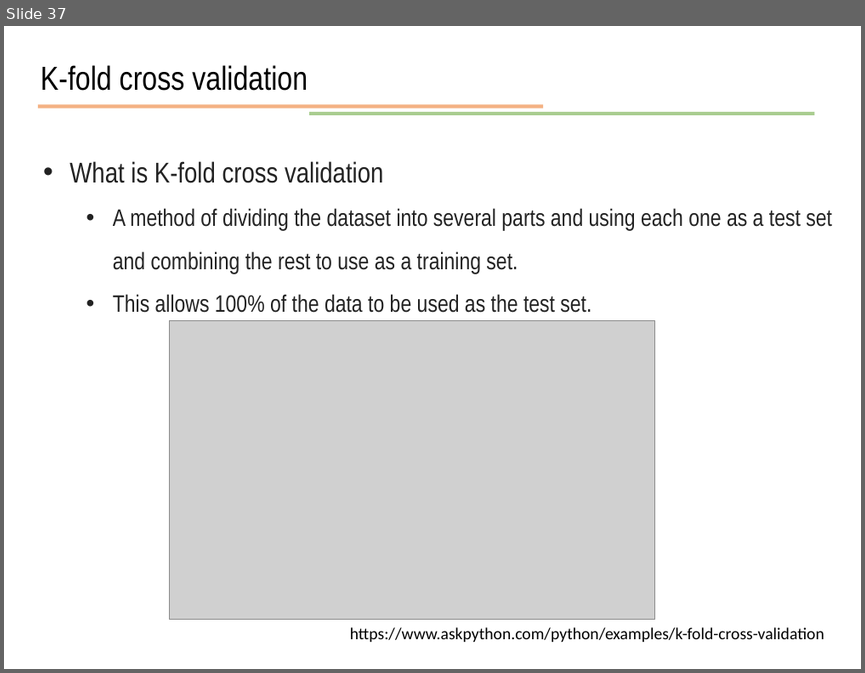
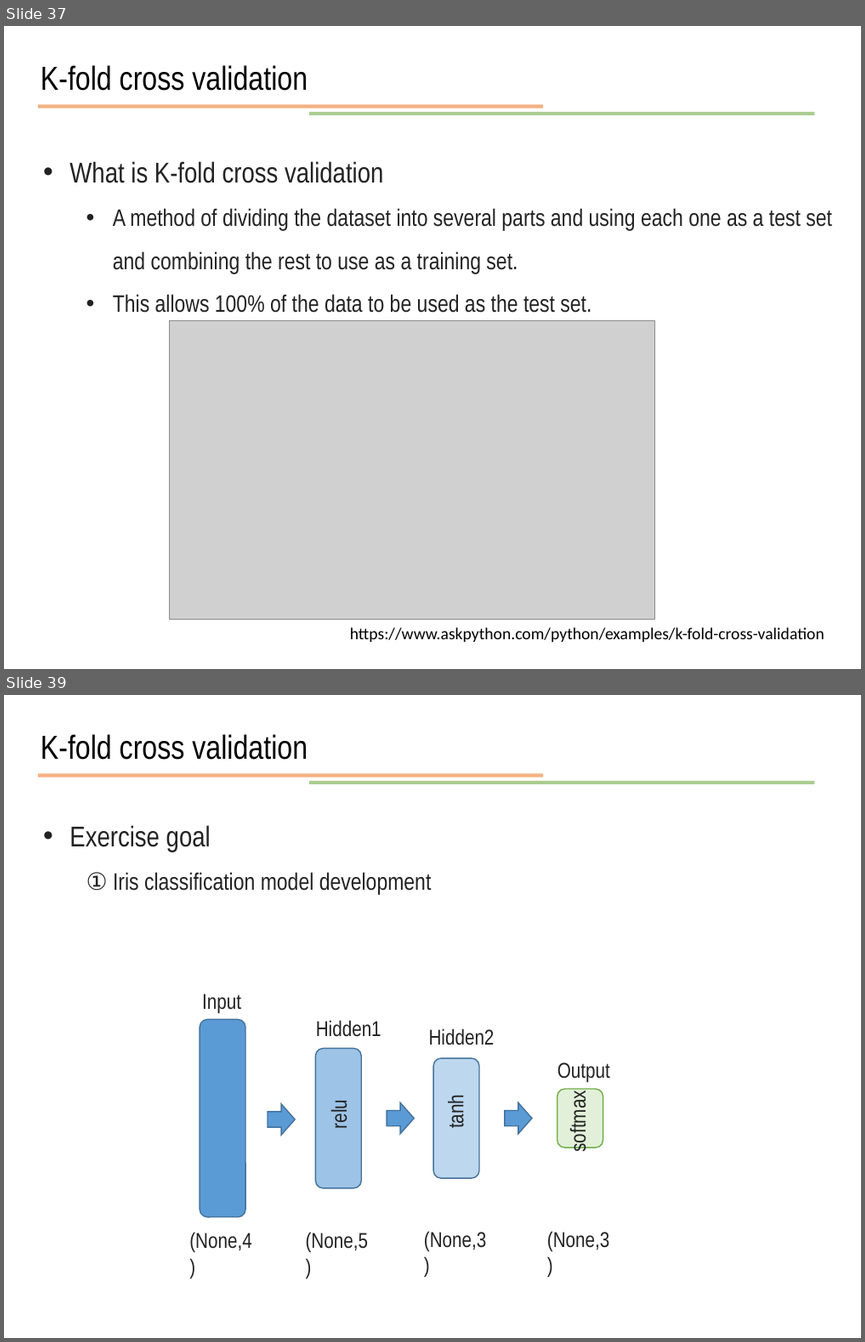
Before and after one commit to JunetaeKim/DeepLearningClass, a slide deck: Week10/week10 Introduction to tensorflow.pptx. Shown one above the other, each under a label of ours: slide 37 before the commit, slides 37 and 39 after it; the slides between them are not shown. The pictures are 865x673 and 865x1342 pixels, drawn with LibreOffice and Linux fonts; fonts in the diff are those of the drawing; grey boxes stand for pictures. Boxes give left, top, right and bottom in pixels: in the first picture for what was removed or moved away, otherwise in the second. Text is boxed around its words. In the diff, an @@ line names an element or a change of style, - is before the commit and + after.

```diff
--- a/Week10/week10 Introduction to tensorflow.pptx
+++ b/Week10/week10 Introduction to tensorflow.pptx
@@ slide 39 added at <box>4,695,861,1338</box>, background #FFFFFF @@
@@ text added at <box>41,734,307,760</box>, 28 pt, text #000000 @@
+K-fold cross validation
@@ line added from (38, 776) to (543, 776), #ED7D31 3 pt @@
@@ line added from (309, 783) to (815, 783), #70AD47 3 pt @@
@@ text added at <box>69,825,432,895</box>, 20 pt, text #222222 @@
+• Exercise goal
+  ① Iris classification model development
@@ text added at <box>202,993,241,1014</box>, 18 pt, text #222222 @@
+Input
@@ rounded rectangle added at <box>200,1019,245,1217</box>, fill #5B9BD5, outline #43739E 1 pt @@
@@ text added at <box>316,1020,381,1037</box>, 18 pt, text #222222 @@
+Hidden1
@@ rounded rectangle added at <box>316,1048,361,1188</box>, fill #9DC3E6, outline #43739E 1 pt @@
@@ text added at <box>429,1028,494,1045</box>, 18 pt, text #222222 @@
+Hidden2
@@ rounded rectangle added at <box>433,1058,478,1179</box>, fill #BDD7EE, outline #43739E 1 pt @@
@@ text added at <box>557,1062,610,1083</box>, 18 pt, text #222222 @@
+Output
@@ text added at <box>327,1102,352,1128</box>, 18 pt, text #222222 @@
+relu
@@ text added at <box>443,1098,468,1128</box>, 18 pt, text #222222 @@
+tanh
@@ rounded rectangle added at <box>557,1089,603,1147</box>, fill #E2F0D9, outline #70AD47 1 pt @@
@@ text added at <box>566,1096,590,1150</box>, 18 pt, text #222222 @@
+softmax
@@ right arrow added at <box>268,1104,296,1134</box>, fill #5B9BD5, outline #43739E 1 pt @@
@@ right arrow added at <box>386,1103,414,1134</box>, fill #5B9BD5, outline #43739E 1 pt @@
@@ right arrow added at <box>505,1103,532,1134</box>, fill #5B9BD5, outline #43739E 1 pt @@
@@ text added at <box>189,1231,251,1253</box>, 18 pt, text #222222 @@
+(None,4)
@@ text added at <box>306,1231,368,1253</box>, 18 pt, text #222222 @@
+(None,5)
@@ text added at <box>424,1231,486,1252</box>, 18 pt, text #222222 @@
+(None,3)
@@ text added at <box>547,1231,609,1252</box>, 18 pt, text #222222 @@
+(None,3)
```
Also in this commit, not shown: 1 slide changed, 3 other slides added, 1 slide removed, 2 other files.
